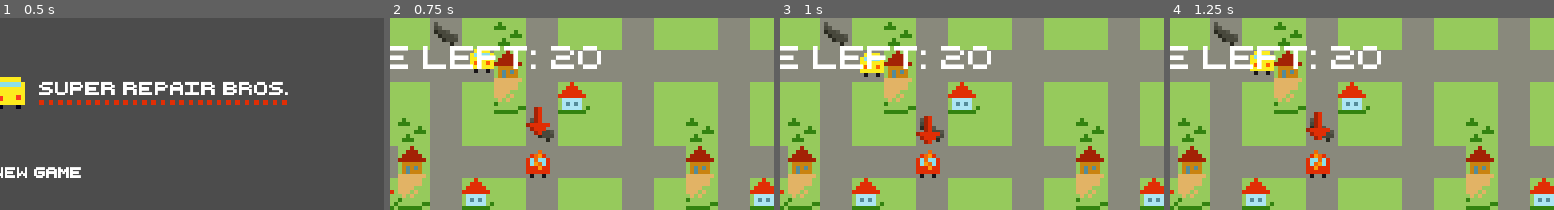
Above: before the commit, frames 1-4 (left to right).
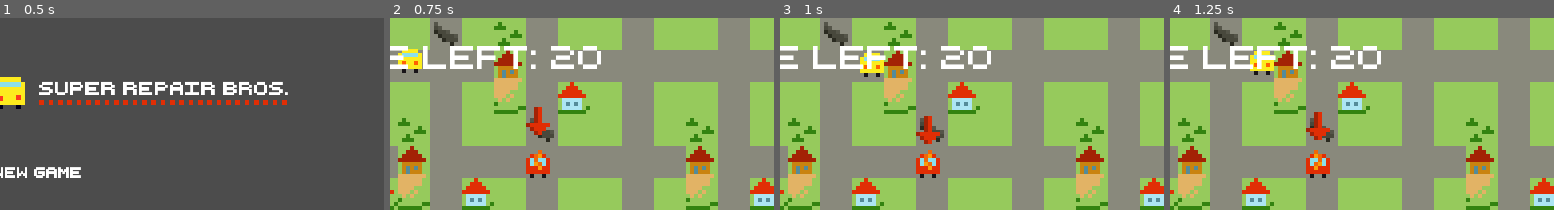
Above: after the commit, the same moments.

Repository: super-repair-bros/super-repair-bros
Game: Godot game, scene res://Scenes/TitleScreen/TitleScreen.tscn
The game is run twice, just before and just after one commit, with the same random seed, the same clock (stepped at 60 frames per second) and the same inputs.
Inputs (mouse positions are % of the whole screen's width and height, from its top left):
- Up to frame 1 (0.5 s): no input
- Up to frame 2 (0.75 s): click (30, 40) at 0.5 s
- Up to frame 3 (1 s): no input
- Up to frame 4 (1.25 s): no input
The pictures show only the part of the screen within x 11-61%, y 0-50%; the shares and areas given below are measured in that part.

Frame 1 is identical in both runs. In frame 2, 1.0% of the frame differs, in the area x 2-28%, y 16-29%; in frame 3, nothing differs; in frame 4, nothing differs.

Commit message:
fix movement

Diff:
--- a/Scenes/PlayerCar/PlayerCar.gd
+++ b/Scenes/PlayerCar/PlayerCar.gd
@@ -1,6 +1,6 @@
 extends KinematicBody2D
 
-export (int) var speed = 200
+export (int) var speed = 90
 export (bool) var is_repairing = false
 
 var velocity = Vector2(speed, 0)
@@ -53,7 +53,7 @@
 func change_direction():
 	var snappedPosition = position.snapped(Vector2(12, 12))
 	var testTransform = Transform2D(0, snappedPosition)
-	if velocity != next_velocity && !test_move(testTransform, next_velocity):
+	if velocity != next_velocity && !test_move(testTransform, next_velocity.clamped(3)):
 		position = snappedPosition
 		velocity = next_velocity
 
@@ -73,4 +73,5 @@
 	else:
 		change_direction()
 		velocity = move_and_slide(velocity)
+		print(velocity)
 		world_is_endless()
